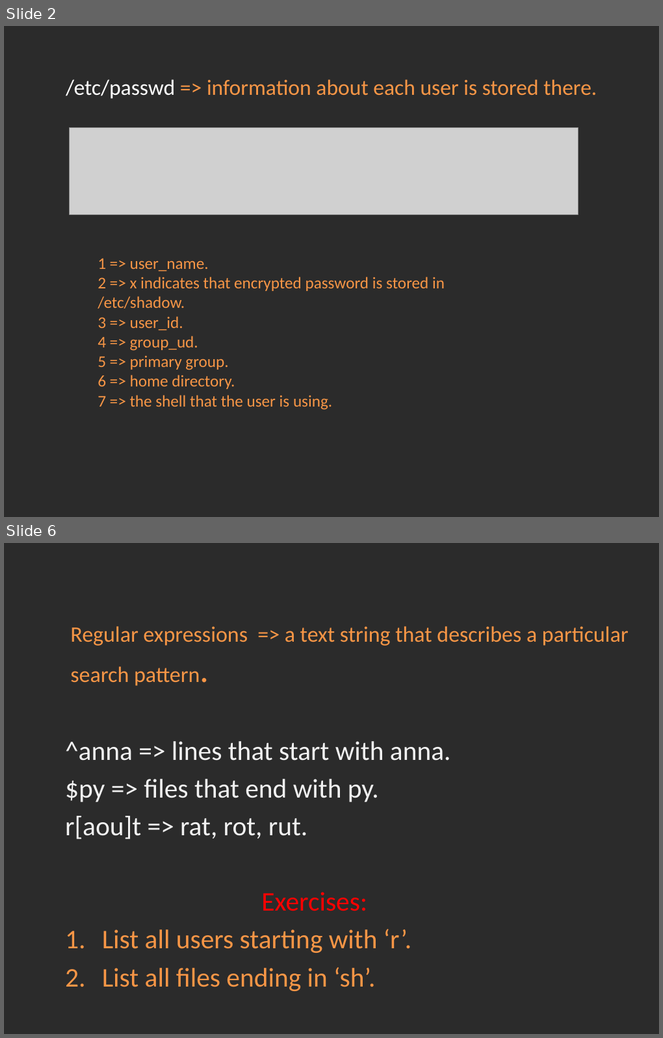
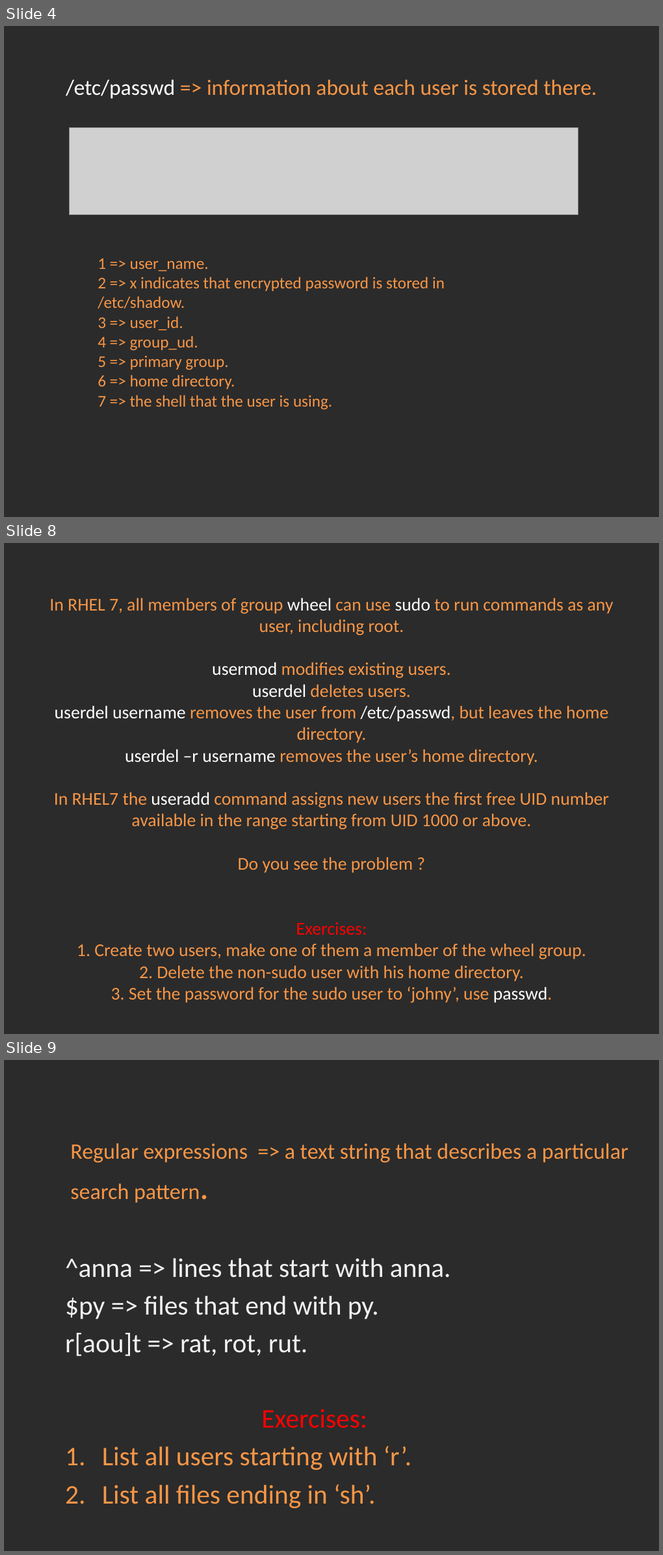
Before and after one commit to Academy-Soft-Intellect/Linux-Course, a slide deck: 4.Users_And_UsersGroups/04-UsersAndUsersGroups.pptx. Shown one above the other, each under a label of ours: slides 2 and 6 before the commit, slides 4, 8 and 9 after it; the slides between them are not shown. The pictures are 663x1038 and 663x1555 pixels, drawn with LibreOffice and Linux fonts; fonts in the diff are those of the drawing; grey boxes stand for pictures; background and template pictures are left out; a plain dark background stands for a picture behind light text. Boxes give left, top, right and bottom in pixels: in the first picture for what was removed or moved away, otherwise in the second. Text is boxed around its words. In the diff, an @@ line names an element or a change of style, - is before the commit and + after.

Commit message:
users and groups.

```diff
--- a/4.Users_And_UsersGroups/04-UsersAndUsersGroups.pptx
+++ b/4.Users_And_UsersGroups/04-UsersAndUsersGroups.pptx
@@ slide 8 added at [4,543,659,1034], background picture (left out) @@
@@ title added at [50,598,614,1003], 19.8 pt, text #F79646 @@
+In RHEL 7, all members of group wheel can use sudo to run commands as any user, including root.
+usermod modifies existing users.
+userdel deletes users.
+userdel username removes the user from /etc/passwd, but leaves the home directory.
+userdel –r username removes the user’s home directory.
+In RHEL7 the useradd command assigns new users the first free UID number available in the range starting from UID 1000 or above.
+Do you see the problem ?
+Exercises:
+1. Create two users, make one of them a member of the wheel group.
+2. Delete the non-sudo user with his home directory.
+3. Set the password for the sudo user to ‘johny’, use passwd.
@@ what was slide 2 is now slide 4 @@
@@ what was slide 6 is now slide 9 @@
```
Also in this commit, not shown: 4 slides changed, 2 other slides added, 1 other file.
